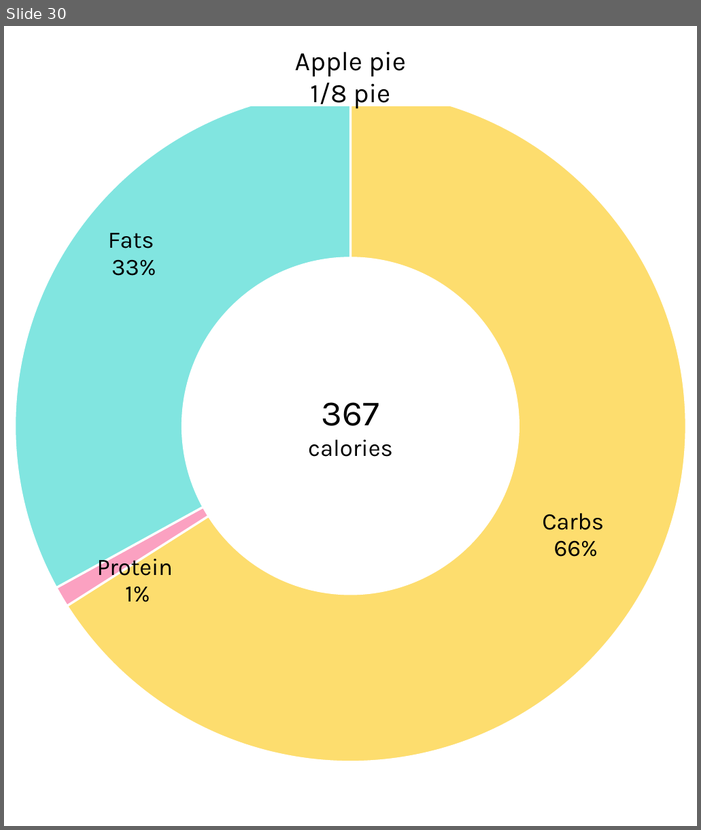
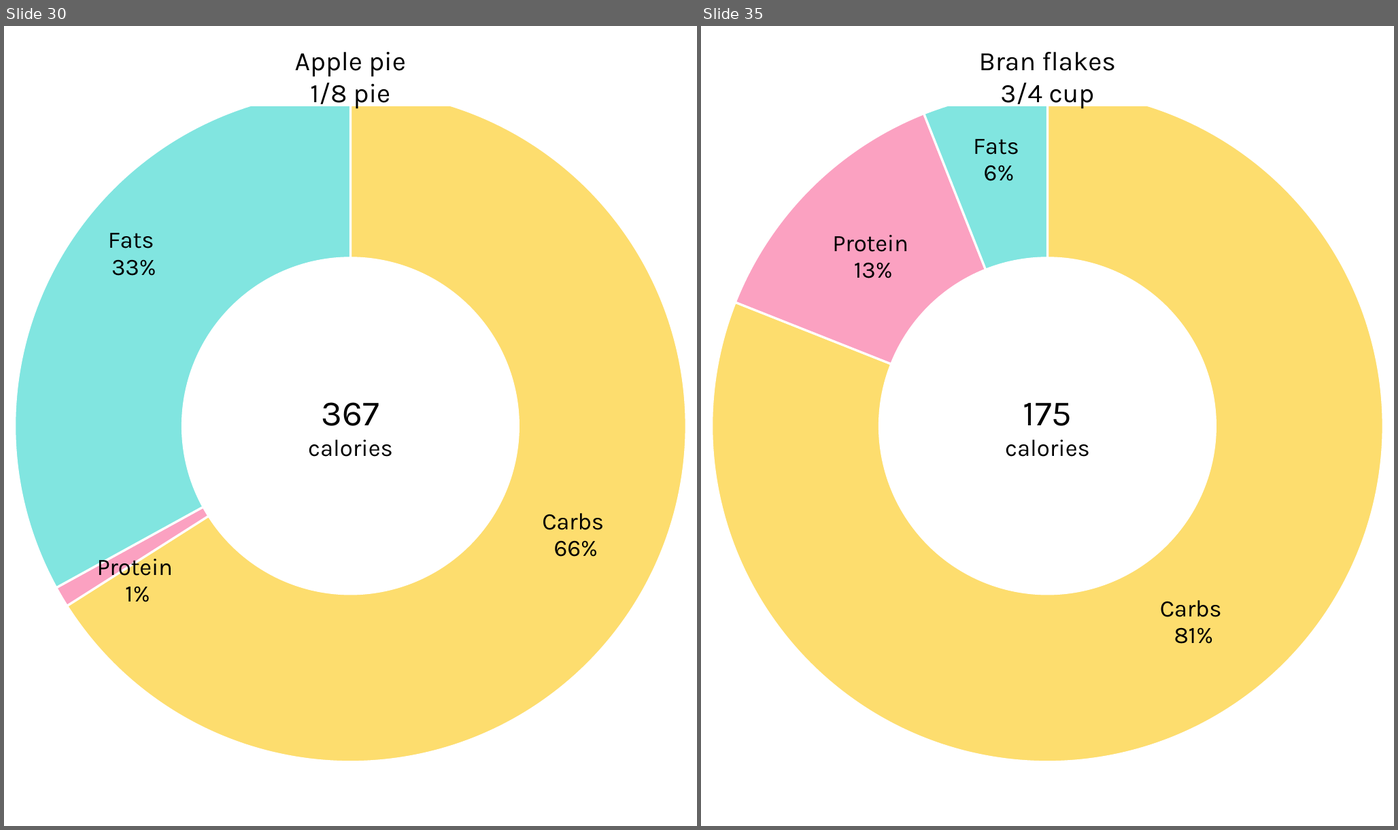
Before and after one commit to nicetats/macromania, a slide deck: Images/NutritionLabels/FoodTrackerPercentages.pptx. Shown side by side, each under a label of ours: slide 30 before the commit, slides 30 and 35 after it; the slides between them are not shown. The pictures are 701x830 and 1398x830 pixels, drawn with LibreOffice and Linux fonts; fonts in the diff are those of the drawing. Boxes give left, top, right and bottom in pixels: in the first picture for what was removed or moved away, otherwise in the second. Text is boxed around its words. In the diff, an @@ line names an element or a change of style, - is before the commit and + after.

```diff
--- a/Images/NutritionLabels/FoodTrackerPercentages.pptx
+++ b/Images/NutritionLabels/FoodTrackerPercentages.pptx
@@ slide 35 added at (701, 26, 1394, 826), background #FFFFFF @@
@@ doughnut chart added at (701, 26, 1394, 826) @@
+categories: Carbs, Protein, Fats
+Series 1: 0.81, 0.13, 0.06
@@ rectangle added at (861, 46, 1234, 105), fill #FFFFFF, outline #FFFFFF 1 pt, 18 pt, text #000000 @@
+Bran flakes
+3/4 cup
@@ text added at (1005, 403, 1090, 456), 16 pt, text #000000 @@
+175
+calories
```
Also in this commit, not shown: 5 other slides added, 14 other files.
